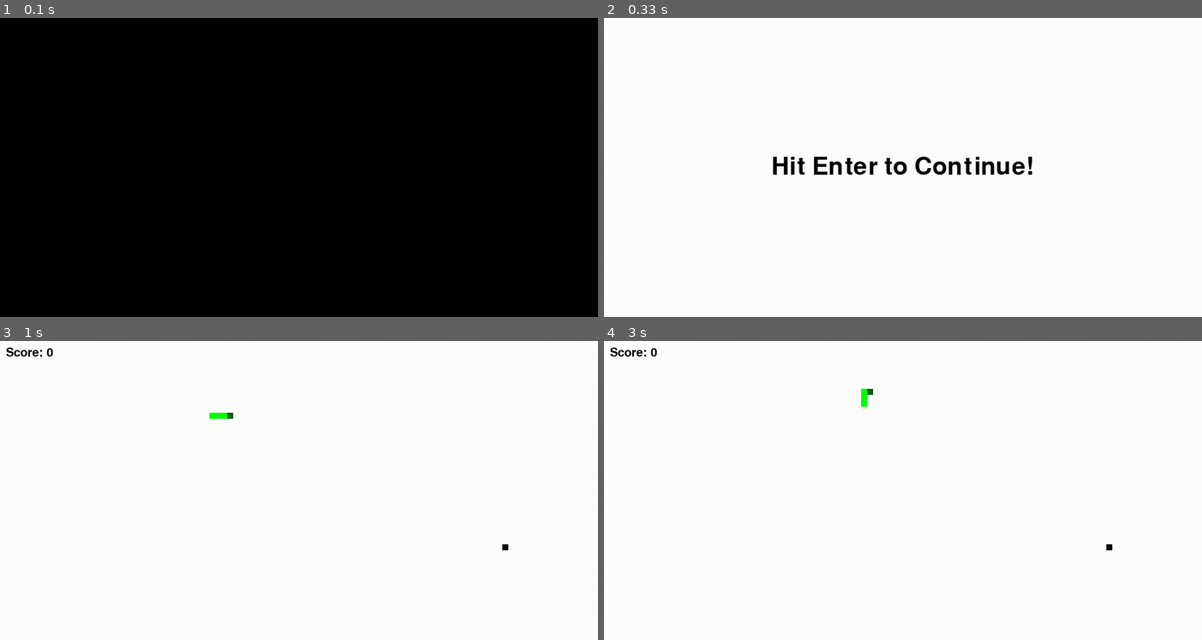
Above: before the commit, frames 1-4 (two rows, left to right).
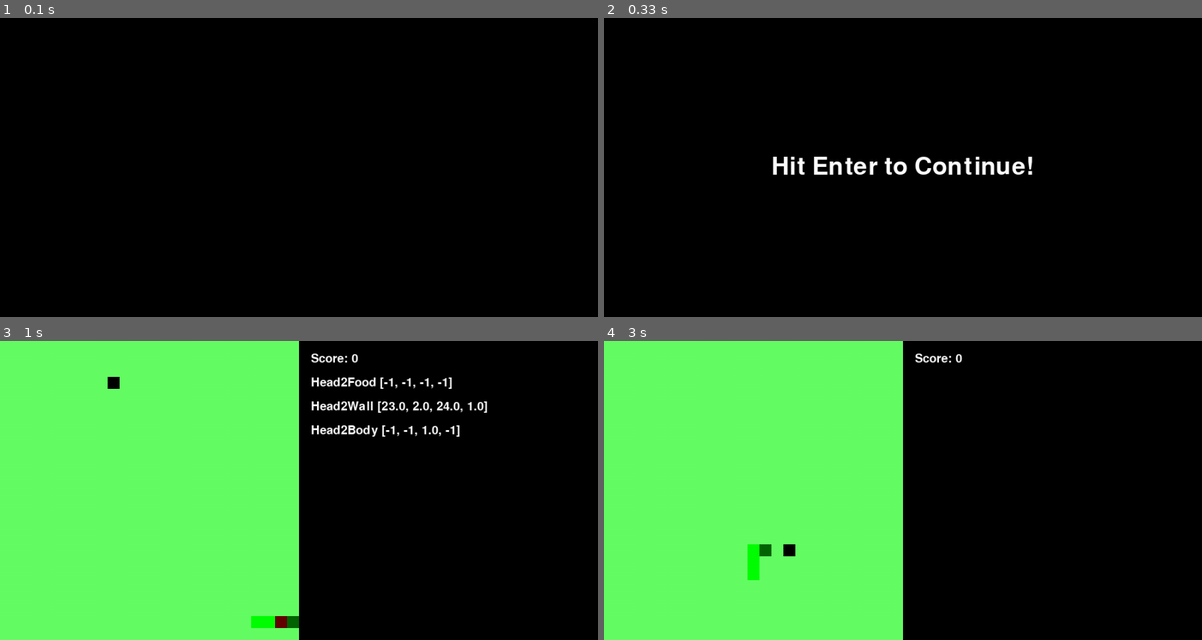
Above: after the commit, the same moments.

Repository: kennylongsheng/pygame_project
Game: pygame game, started from 1_snakegame/main.py
Same seed, same stepped clock (60 frames per second), same inputs: the game is played once before the commit and once after it.
Inputs:
- Up to frame 1 (0.1 s): no input
- Up to frame 2 (0.33 s): no input
- Up to frame 3 (1 s): hold Enter 0.33-0.8 s; hold Right 0.33-0.8 s; hold L from 0.83 s (still down); hold Right from 0.83 s (still down)
- Up to frame 4 (3 s): release L at 1.3 s; release Right at 1.3 s; hold Up 1.83-2.3 s; tap Enter at 2.33 s; hold L from 2.8 s (still down); hold Right from 2.8 s (still down)

Frame 1 is identical in both runs. In frame 2, 100% of the frame differs, in the area x 0-100%, y 0-100%; in frame 3, 100%; in frame 4, 100%.

Commit message:
[Snake] Update Main Functions - Update Keyboard Buffer - Update Graphical Data

Diff:
--- a/1_snakegame/defines.py
+++ b/1_snakegame/defines.py
@@ -1,31 +1,35 @@
 import pygame
 from random import randint
 
-FPS = 5
+FPS = 8
+FIELD_SIZE  = (500, 500)
 WINDOW_SIZE = (1000, 500)
 WHITE_COLOR = (255, 255, 255)
 BLACK_COLOR = (  0,   0,   0)
+FIELD_COLOR = (100, 255, 100)
 GREEN_COLOR = (  0, 255,   0)
 DARKG_COLOR = (  0, 100,   0)
 RED_COLOR   = (100,   0,   0)
-BLOCK_SIZE = 10
-
-WIN = pygame.display.set_mode(WINDOW_SIZE) # Set Window Size
+BLOCK_SIZE = 20
+
+WIN = pygame.display.set_mode(size = (WINDOW_SIZE)) # Set Window Size
 pygame.display.set_caption("Snake Game") # Set Window Title
 
 pygame.font.init()
-WELCOME_FONT = pygame.font.SysFont('comicsans',60)
-SCORE_FONT = pygame.font.SysFont('comicsans',30)
+FONT_60 = pygame.font.SysFont('comicsans',60)
+FONT_30 = pygame.font.SysFont('comicsans',30)
+FONT_BLOCK = pygame.font.SysFont('comicsans',BLOCK_SIZE)
 DISTANCE_FONT = pygame.font.SysFont('comicsans',BLOCK_SIZE)
+FIELD_RECT = pygame.Rect(0, 0, FIELD_SIZE[0], FIELD_SIZE[1])
 
 def new_location():
     temp_rand = []
-    x_rand = randint(0, ((WINDOW_SIZE[0] / BLOCK_SIZE) - 1)) * BLOCK_SIZE
-    y_rand = randint(0, ((WINDOW_SIZE[1] / BLOCK_SIZE) - 1)) * BLOCK_SIZE
+    x_rand = randint(0, ((FIELD_SIZE[0] / BLOCK_SIZE) - 1)) * BLOCK_SIZE
+    y_rand = randint(0, ((FIELD_SIZE[1] / BLOCK_SIZE) - 1)) * BLOCK_SIZE
     temp_rand.append((x_rand, y_rand))
 
     if(set(temp_rand) & set(snake_struct.body) or set(temp_rand) & set(food_struct.loc)):
-        print("Repeated")
+        # print("Repeated")
         return(new_location())
     else:
         return ((x_rand, y_rand))
@@ -56,11 +60,11 @@
         for dir_idx in range(4):
             if dir_idx == 0:
                 # head2wall
-                self.distance_head_to_wall[dir_idx] = ((snake_head_y - 0) / 10)
+                self.distance_head_to_wall[dir_idx] = ((snake_head_y - 0) / BLOCK_SIZE)
 
                 # head2food
                 if (snake_head_x == food_loc_x) and (food_loc_y < snake_head_y):
-                    self.distance_head_to_food[dir_idx] = ((food_loc_y - snake_head_y) / 10)
+                    self.distance_head_to_food[dir_idx] = ((food_loc_y - snake_head_y) / BLOCK_SIZE)
                 else:
                     self.distance_head_to_food[dir_idx] = -1
 
@@ -69,7 +73,7 @@
                 for body_idx in body:
                     if (body_idx[0] == snake_head_x) and (body_idx[1] < snake_head_y):
                         self.draw_head_to_body[dir_idx] = body_idx
-                        self.distance_head_to_body[dir_idx] = ((snake_head_y - body_idx[1]) / 10)
+                        self.distance_head_to_body[dir_idx] = ((snake_head_y - body_idx[1]) / BLOCK_SIZE)
                         break
                     else:
                         self.draw_head_to_body[dir_idx] = (-1, -1)
@@ -77,11 +81,11 @@
                 #print("DIR: UP; HEAD: " + str(snake_head[0][0]) + "," + str(snake_head[0][1]) + " ; BODY: " + str(self.draw_head_to_body[dir_idx][0]) + "," + str(self.draw_head_to_body[dir_idx][1]) + " ; DIS: " + str(self.distance_head_to_body[dir_idx]) + " ;")
             elif dir_idx == 1:
                 # head2wall
-                self.distance_head_to_wall[dir_idx] = ((WINDOW_SIZE[1] - snake_head_y) / 10)
+                self.distance_head_to_wall[dir_idx] = ((FIELD_SIZE[1] - snake_head_y) / BLOCK_SIZE)
 
                 # head2food
                 if (snake_head_x == food_loc_x) and (food_loc_y > snake_head_y):
-                    self.distance_head_to_food[dir_idx] = ((snake_head_y - food_loc_y) / 10)
+                    self.distance_head_to_food[dir_idx] = ((snake_head_y - food_loc_y) / BLOCK_SIZE)
                 else:
                     self.distance_head_to_food[dir_idx] = -1
 
@@ -89,7 +93,7 @@
                 for body_idx in body:
                     if (body_idx[0] == snake_head_x) and (body_idx[1] > snake_head_y):
                         self.draw_head_to_body[dir_idx] = body_idx
-                        self.distance_head_to_body[dir_idx] = ((body_idx[1] - snake_head_y) / 10)
+                        self.distance_head_to_body[dir_idx] = ((body_idx[1] - snake_head_y) / BLOCK_SIZE)
                         break
                     else:
                         self.draw_head_to_body[dir_idx] = (-1, -1)
@@ -97,11 +101,11 @@
                 #print("DIR: DOWN; HEAD: " + str(snake_head[0][0]) + "," + str(snake_head[0][1]) + " ; BODY: " + str(self.draw_head_to_body[dir_idx][0]) + "," + str(self.draw_head_to_body[dir_idx][1]) + " ; DIS: " + str(self.distance_head_to_body[dir_idx]) + " ;")
             elif dir_idx == 2:
                 # head2wall
-                self.distance_head_to_wall[dir_idx] = ((snake_head_x - 0) / 10)
+                self.distance_head_to_wall[dir_idx] = ((snake_head_x - 0) / BLOCK_SIZE)
 
                 # head2food
                 if (snake_head_y == food_loc_y) and (food_loc_x < snake_head_x):
-                    self.distance_head_to_food[dir_idx] = ((snake_head_x - food_loc_x) / 10)
+                    self.distance_head_to_food[dir_idx] = ((snake_head_x - food_loc_x) / BLOCK_SIZE)
                 else:
                     self.distance_head_to_food[dir_idx] = -1
 
@@ -109,7 +113,7 @@
                 for body_idx in body:
                     if (body_idx[1] == snake_head_y) and (body_idx[0] < snake_head_x):
                         self.draw_head_to_body[dir_idx] = body_idx
-                        self.distance_head_to_body[dir_idx] = ((snake_head_x - body_idx[0]) / 10)
+                        self.distance_head_to_body[dir_idx] = ((snake_head_x - body_idx[0]) / BLOCK_SIZE)
                         break
                     else:
                         self.draw_head_to_body[dir_idx] = (-1, -1)
@@ -117,11 +121,11 @@
                 #print("DIR: LEFT; HEAD: " + str(snake_head[0][0]) + "," + str(snake_head[0][1]) + " ; BODY: " + str(self.draw_head_to_body[dir_idx][0]) + "," + str(self.draw_head_to_body[dir_idx][1]) + " ; DIS: " + str(self.distance_head_to_body[dir_idx]) + " ;")
             elif dir_idx == 3:
                 # head2wall
-                self.distance_head_to_wall[dir_idx] = ((WINDOW_SIZE[0] - snake_head_x) / 10)
+                self.distance_head_to_wall[dir_idx] = ((FIELD_SIZE[0] - snake_head_x) / BLOCK_SIZE)
 
                 # head2food
                 if (snake_head_y == food_loc_y) and (food_loc_x > snake_head_x):
-                    self.distance_head_to_food[dir_idx] = ((food_loc_x - snake_head_x) / 10)
+                    self.distance_head_to_food[dir_idx] = ((food_loc_x - snake_head_x) / BLOCK_SIZE)
                 else:
                     self.distance_head_to_food[dir_idx] = -1
 
@@ -129,23 +133,26 @@
                 for body_idx in body:
                     if (body_idx[1] == snake_head_y) and (body_idx[0] > snake_head_x):
                         self.draw_head_to_body[dir_idx] = body_idx
-                        self.distance_head_to_body[dir_idx] = ((body_idx[0] - snake_head_x) / 10)
+                        self.distance_head_to_body[dir_idx] = ((body_idx[0] - snake_head_x) / BLOCK_SIZE)
                         break
                     else:
                         self.draw_head_to_body[dir_idx] = (-1, -1)
                         self.distance_head_to_body[dir_idx] = -1
                 #print("DIR: LEFT; HEAD: " + str(snake_head[0][0]) + "," + str(snake_head[0][1]) + " ; BODY: " + str(self.draw_head_to_body[dir_idx][0]) + "," + str(self.draw_head_to_body[dir_idx][1]) + " ; DIS: " + str(self.distance_head_to_body[dir_idx]) + " ;")
 
-
-    def update_postition(self, ate_flag, key_pressed):
+    def update_postition(self, ate_flag, buff):
+        key_pressed = -1;
+
         # Update Direction
-        if key_pressed[pygame.K_UP] and self.direction != 1:
+        if(buff):
+            key_pressed = (buff.pop())
+        if key_pressed == 0 and self.direction != 1:
             self.direction = 0
-        elif key_pressed[pygame.K_DOWN] and self.direction != 0:
+        elif key_pressed == 1 and self.direction != 0:
             self.direction = 1
-        elif key_pressed[pygame.K_LEFT] and self.direction != 3:
+        elif key_pressed == 2 and self.direction != 3:
             self.direction = 2
-        elif key_pressed[pygame.K_RIGHT] and self.direction != 2:
+        elif key_pressed == 3 and self.direction != 2:
             self.direction = 3
 
         # Update Body
@@ -162,7 +169,7 @@
                     self.body[i] = (x+BLOCK_SIZE,y)
             else:
                 self.body[i] = self.body[i-1]
-        if  ate_flag:
+        if ate_flag:
             self.body.append(self.temp_append.pop())
 
     def reset(self):
@@ -185,7 +192,6 @@
     def __init__(self):
         self.reset()
 
-
 class food_struct():
     loc = []
 
@@ -198,6 +204,5 @@
         self.loc.clear()
         self.loc.append(new_location())
 
-
     def __init__(self):
         self.reset()
--- a/1_snakegame/machine_learning.py
+++ b/1_snakegame/machine_learning.py
@@ -0,0 +1 @@
+#import pytorch
--- a/1_snakegame/main.py
+++ b/1_snakegame/main.py
@@ -10,13 +10,14 @@
 score = 0
 cur_snake = snake_struct()
 cur_food = food_struct()
+keyboard_buff = []
 
 # Functions
 def game_init():
     global game_start, ate_flag, dead_flag, score, cur_snake, cur_food
     output_text = "Hit Enter to Continue!"
-    output_text_render = WELCOME_FONT.render(output_text, 1, BLACK_COLOR)
-    WIN.fill(WHITE_COLOR)
+    output_text_render = FONT_60.render(output_text, 1, WHITE_COLOR)
+    WIN.fill(BLACK_COLOR)
     WIN.blit(output_text_render, ((WINDOW_SIZE[0] / 2) - (output_text_render.get_width() / 2) , (WINDOW_SIZE[1] / 2) - (output_text_render.get_height() / 2)))
 
     game_start = False
@@ -27,13 +28,13 @@
     cur_food.reset()
     pygame.display.update() # Ask Window to Update
 
-def game_calculate(key_pressed):
+def game_calculate(buff):
     global ate_flag, dead_flag, score, machine_learninig_flag
     # Food
     cur_food.food_update(ate_flag)
 
     # Snake
-    cur_snake.update_postition(ate_flag, key_pressed)
+    cur_snake.update_postition(ate_flag, buff)
 
     if (ate_flag == True):
         ate_flag = False
@@ -46,7 +47,7 @@
         #print(snake_struct.body)
         #print(snake_struct.direction)
         dead_flag = True
-    elif ((snake_head[0][0] < 0) or (snake_head[0][0] > WINDOW_SIZE[0] - BLOCK_SIZE) or (snake_head[0][1] < 0) or (snake_head[0][1] > WINDOW_SIZE[1] - BLOCK_SIZE)):
+    elif ((snake_head[0][0] < 0) or (snake_head[0][0] > FIELD_SIZE[0] - BLOCK_SIZE) or (snake_head[0][1] < 0) or (snake_head[0][1] > FIELD_SIZE[1] - BLOCK_SIZE)):
         #print("Snake Head Collide to Boundary")
         dead_flag = True
     elif(set(cur_food.loc) & set(cur_snake.body)):
@@ -62,19 +63,18 @@
 def win_draw():
     global score, machine_learninig_flag
     snake_head_flag = True
-    WIN.fill(WHITE_COLOR)
+    WIN.fill(BLACK_COLOR)
+    pygame.draw.rect(WIN, FIELD_COLOR, FIELD_RECT)
 
     #CHECK LOCATION
     #print(snake_struct.body)
     #print(food_struct.loc)
 
-    score_text = ("Score: " + str(score))
-    score_R = SCORE_FONT.render(score_text, 1, BLACK_COLOR)
-    WIN.blit(score_R, (BLOCK_SIZE, BLOCK_SIZE))
-
+    # Field Area
     food_R = pygame.Rect(cur_food.loc[0][0], cur_food.loc[0][1], BLOCK_SIZE, BLOCK_SIZE)
     pygame.draw.rect(WIN, BLACK_COLOR, food_R)
 
+    # Field Area Draw
     for body_rect_idx  in cur_snake.body:
         snake_R = pygame.Rect(body_rect_idx[0], body_rect_idx[1], BLOCK_SIZE, BLOCK_SIZE)
         if snake_head_flag == True:
@@ -88,37 +88,90 @@
             if(cur_snake.draw_head_to_body[idx] != (-1, -1)):
                 dis_R = pygame.Rect(cur_snake.draw_head_to_body[idx][0], cur_snake.draw_head_to_body[idx][1], BLOCK_SIZE, BLOCK_SIZE)
                 pygame.draw.rect(WIN, RED_COLOR, dis_R)
-                dis_text = (str(cur_snake.distance_head_to_body[idx]))
-                dis_text_R = DISTANCE_FONT.render(dis_text, 1, WHITE_COLOR)
-                WIN.blit(dis_text_R, (cur_snake.draw_head_to_body[idx]))
+                # dis_text = (str(cur_snake.distance_head_to_body[idx]))
+                # dis_text_R = FONT_BLOCK.render(dis_text, 1, WHITE_COLOR)
+                # WIN.blit(dis_text_R, (cur_snake.draw_head_to_body[idx]))
 
-    pygame.display.update() # Ask Window to Update
+    # Expanded Area
+    x_axis = FIELD_SIZE[0] + BLOCK_SIZE
+    y_axis = BLOCK_SIZE
+    score_text = ("Score: " + str(score))
+    score_R = FONT_30.render(score_text, 1, WHITE_COLOR)
+    WIN.blit(score_R, (x_axis, y_axis))
+    y_axis += (BLOCK_SIZE + score_R.get_height())
+
+    if machine_learninig_flag:
+        dis_text = ("Head2Food " + str(cur_snake.distance_head_to_food))
+        dis_text_R = FONT_30.render(dis_text, 1, WHITE_COLOR)
+        WIN.blit(dis_text_R, (x_axis, y_axis))
+        y_axis += (BLOCK_SIZE + dis_text_R.get_height())
+
+        dis_text = ("Head2Wall " + str(cur_snake.distance_head_to_wall))
+        dis_text_R = FONT_30.render(dis_text, 1, WHITE_COLOR)
+        WIN.blit(dis_text_R, (x_axis, y_axis))
+        y_axis += (BLOCK_SIZE + dis_text_R.get_height())
+
+        dis_text = ("Head2Body " + str(cur_snake.distance_head_to_body))
+        dis_text_R = FONT_30.render(dis_text, 1, WHITE_COLOR)
+        WIN.blit(dis_text_R, (x_axis, y_axis))
+        y_axis += (BLOCK_SIZE + dis_text_R.get_height())
+
+
+    # Ask Window to Update
+    pygame.display.update()
 
 def main():
     global game_run, game_start, machine_learninig_flag
     clock = pygame.time.Clock()
     while game_run:
-        clock.tick(FPS) # Set Window FPS
+        clock.tick(FPS + (score / 2)) # Set Window FPS
+
+        # Mode Setting
         for event in pygame.event.get():
             if event.type == pygame.QUIT:
+                # Close Window
                 game_run = False
                 pygame.quit()
             elif event.type == pygame.KEYDOWN:
                 if event.key == pygame.K_RETURN and game_start == False:
+                    # Press Enter to Start Game
                     game_start = True
                 elif event.key == pygame.K_l:
+                    # Press l to For Machine Learning Flag
                     if(machine_learninig_flag == True):
                         machine_learninig_flag = False
-                        #print("ML Flag FALSE")
+                        print("ML Flag FALSE")
                     else:
                         machine_learninig_flag = True
-                        #print("ML Flag TRUE")
+                        print("ML Flag TRUE")
+                elif event.key == pygame.K_UP:
+                    if (keyboard_buff):
+                        keyboard_buff.pop()
+                    keyboard_buff.append(0)
+                elif event.key == pygame.K_DOWN:
+                    if (keyboard_buff):
+                        keyboard_buff.pop()
+                    keyboard_buff.append(1)
+                elif event.key == pygame.K_LEFT:
+                    if (keyboard_buff):
+                        keyboard_buff.pop()
+                    keyboard_buff.append(2)
+                elif event.key == pygame.K_RIGHT:
+                    if (keyboard_buff):
+                        keyboard_buff.pop()
+                    keyboard_buff.append(3)
+
+        # Start Normal Game / Training
         if game_start == False or dead_flag == True:
             game_init()
         else:
-            game_calculate(pygame.key.get_pressed())
+            game_calculate(keyboard_buff)
+
             if machine_learninig_flag == True:
+                # Machine Learning Flow
                 machine_learninig_flow()
+
+            # Update Window
             win_draw()
 
 
